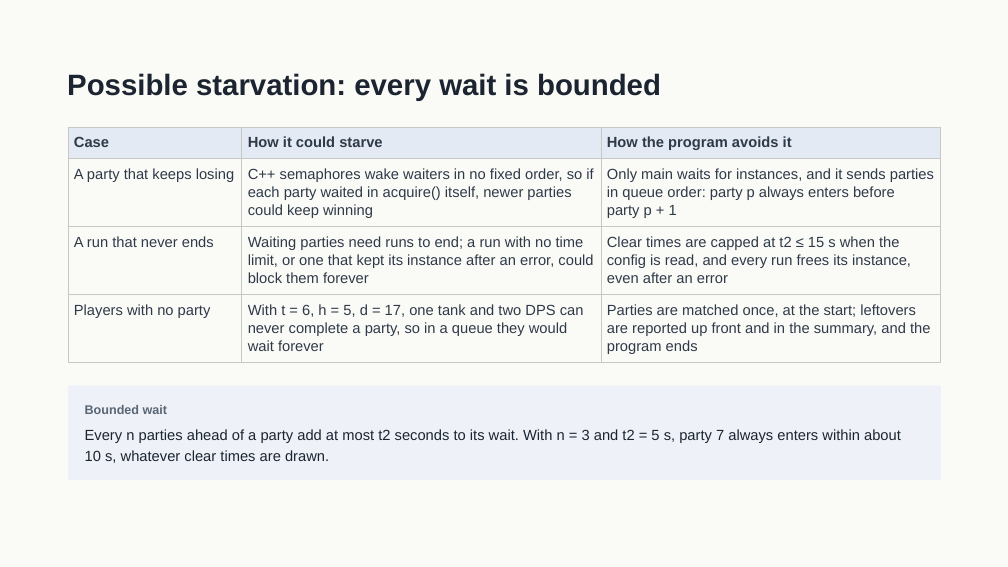
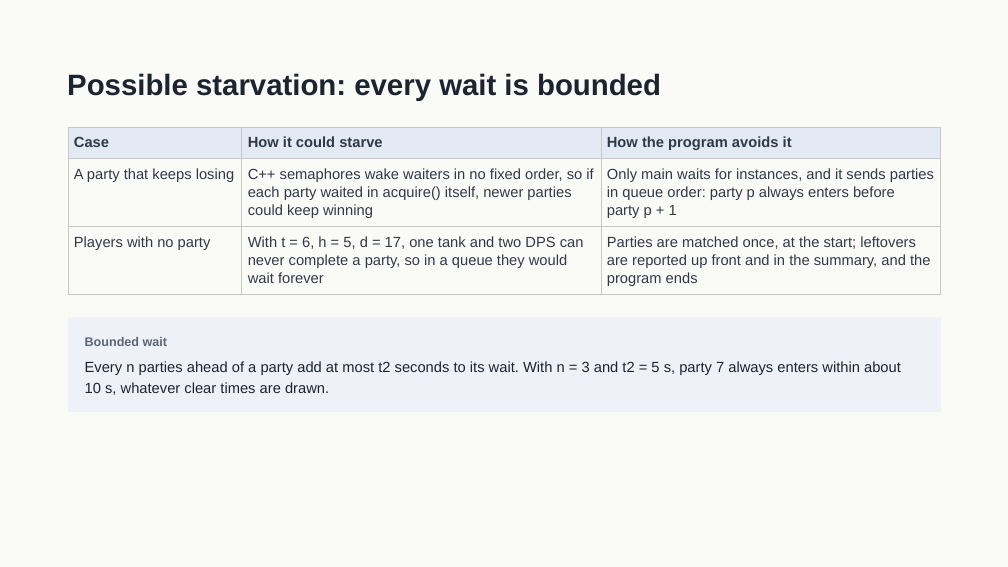
Before and after one commit to ClarenceAng/STDISCM, a slide deck: slide 4 of GroupSynchronization/Group Synchronization Analysis.pptx (slide 5 before the commit). Drawn at 1008x567 pixels with LibreOffice and Linux fonts; fonts in the diff are those of the drawing. Boxes give left, top, right and bottom in pixels: in the first picture for what was removed or moved away, otherwise in the second. Text is boxed around its words. In the diff, an @@ line names an element or a change of style, - is before the commit and + after.

Commit message:
ppts

```diff
--- a/GroupSynchronization/Group Synchronization Analysis.pptx
+++ b/GroupSynchronization/Group Synchronization Analysis.pptx
@@ table at bbox=[68, 127, 941, 295] @@
-row 3: A run that never ends | Waiting parties need runs to end; a run with no time limit, or one that kept its instance after an error, could block them forever | Clear times are capped at t2 ≤ 15 s when the config is read, and every run frees its instance, even after an error
@@ rectangle: place and size @@
-rectangle at bbox=[68, 386, 941, 480]
+rectangle at bbox=[68, 318, 941, 412]
@@ text "Bounded wait": place and size @@
-text "Bounded wait" at bbox=[85, 405, 901, 463]
+text "Bounded wait" at bbox=[85, 337, 901, 395]
```
Also in this commit, not shown: 4 other slides changed, 1 slide removed.
